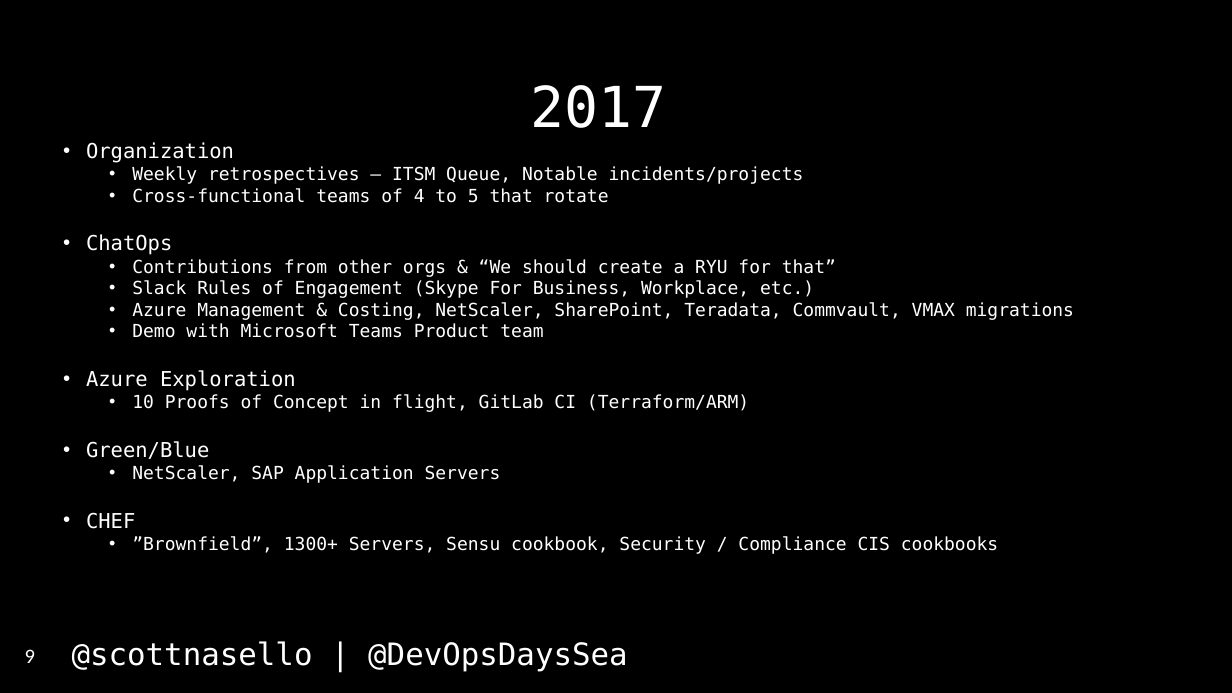
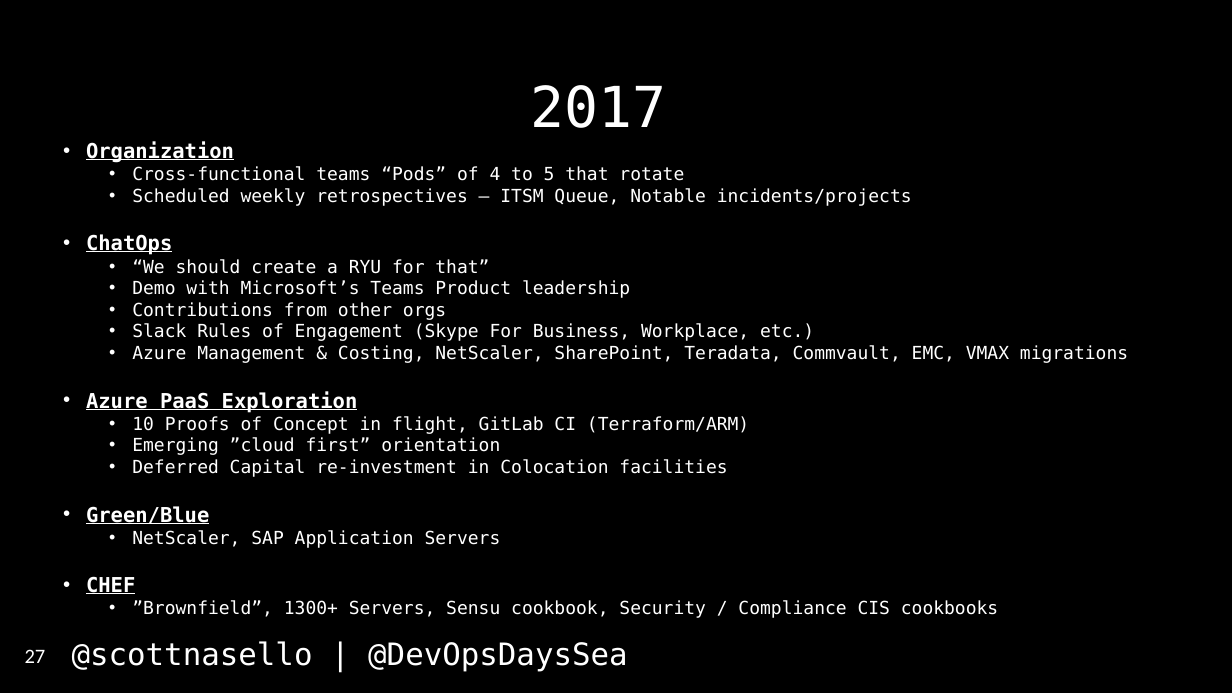
Before and after one commit to scottnasello/talks, a slide deck: slide 27 of 2017-04-26 Seattle DevOpsDays/DevOpsDays Seattle.pptx (slide 9 before the commit). Drawn at 1232x693 pixels with LibreOffice and Linux fonts; fonts in the diff are those of the drawing. Boxes give left, top, right and bottom in pixels: in the first picture for what was removed or moved away, otherwise in the second. Text is boxed around its words. In the diff, an @@ line names an element or a change of style, - is before the commit and + after.

```diff
--- a/2017-04-26 Seattle DevOpsDays/DevOpsDays Seattle.pptx
+++ b/2017-04-26 Seattle DevOpsDays/DevOpsDays Seattle.pptx
@@ text at (x1=86, y1=141, x2=234, y2=594): bold on, underline on in "Organization", "ChatOps", "Green/Blue", "CHEF" @@
@@ text at (x1=132, y1=166, x2=912, y2=206): text changed @@
-  • Weekly retrospectives – ITSM Queue, Notable incidents/projects
-  • Cross-functional teams of 4 to 5 that rotate
+  • Cross-functional teams “Pods” of 4 to 5 that rotate
+  • Scheduled weekly retrospectives – ITSM Queue, Notable incidents/projects
@@ text at (x1=132, y1=259, x2=630, y2=320): text changed @@
-  • Contributions from other orgs & “We should create a RYU for that”
+  • “We should create a RYU for that”
+  • Demo with Microsoft’s Teams Product leadership
+  • Contributions from other orgs
@@ text at (x1=86, y1=345, x2=1128, y2=413): text changed @@
-  • Azure Management & Costing, NetScaler, SharePoint, Teradata, Commvault, VMAX migrations
-  • Demo with Microsoft Teams Product team
-• Azure Exploration
+  • Azure Management & Costing, NetScaler, SharePoint, Teradata, Commvault, EMC, VMAX migrations
+• Azure PaaS Exploration
@@ text at (x1=132, y1=437, x2=727, y2=477): paragraphs added @@
+  • Emerging ”cloud first” orientation
+  • Deferred Capital re-investment in Colocation facilities
@@ page number at (x1=25, y1=649, x2=46, y2=663): text changed @@
-9
+27
```
Also in this commit, not shown: 12 other slides changed, 17 slides added, 8 slides removed, 1 other file.
